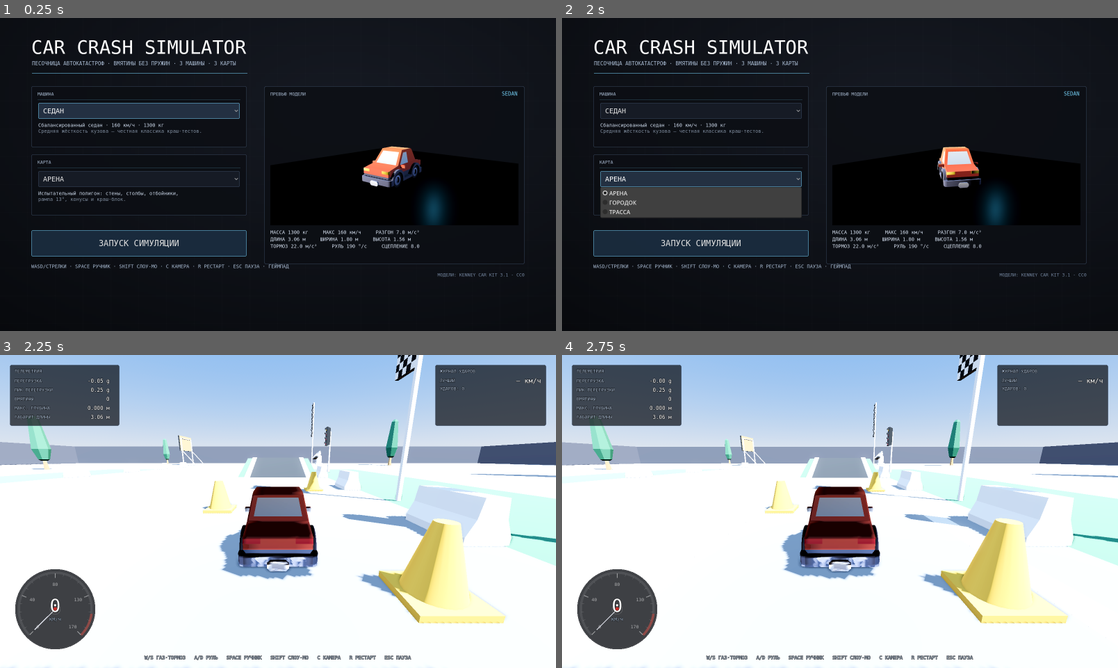
Above: before the commit, frames 1-4 (two rows, left to right).
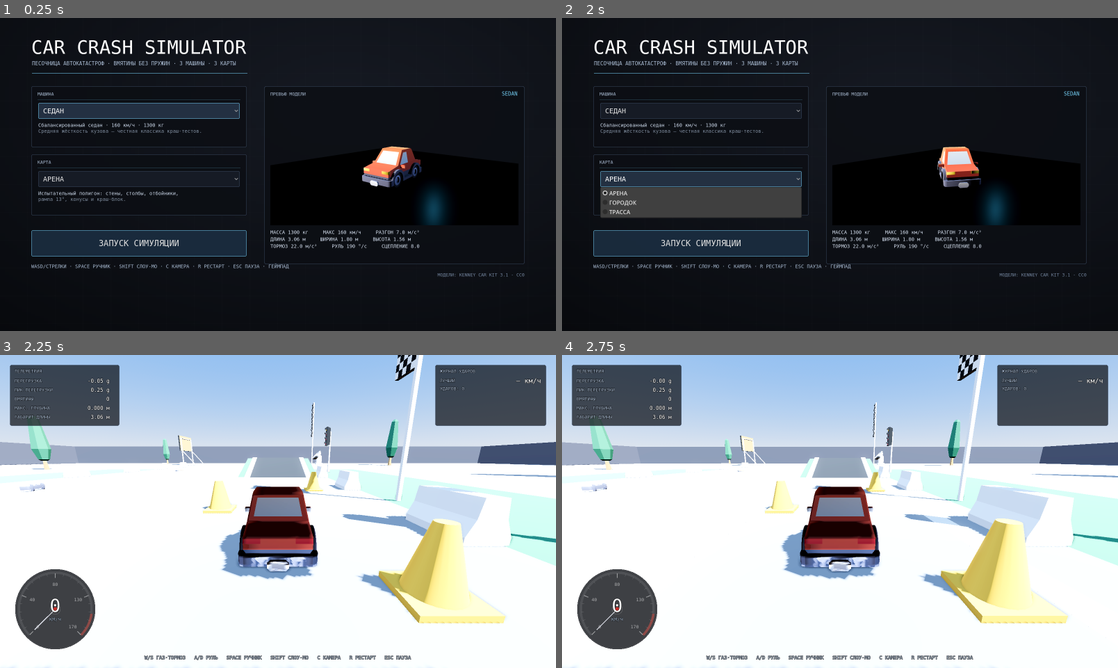
Above: after the commit, the same moments.

Repository: lightcodegit/carcrashsimulator
Game: Godot game, scene res://scenes/main_menu.tscn
Two runs of this game, one before a commit and one after it. Both use one fixed random seed, a clock stepped at 60 frames per second and the inputs below.
Inputs:
- Up to frame 1 (0.25 s): no input
- Up to frame 2 (2 s): click "СЕДАН" at 0.5 s; click "АРЕНА" at 1.25 s
- Up to frame 3 (2.25 s): click "ЗАПУСК СИМУЛЯЦИИ" at 2 s
- Up to frame 4 (2.75 s): no input

Frames 1-2 are identical in both runs. In frame 3, 0.1% of the frame differs, in the area x 3-82%, y 36-84%; in frame 4, less than 0.1%.

Commit message:
feat(maps): knockable light props, no z-fighting on road markings, working handbrake
Road markings flickered because roadRamp/roadBump were laid on top of
roadStraightLong plates: two copies of the white 'grey' faces in one plane.
Ramps and bumps now occupy their own plate (the ramp is 10 m of a 20 m plate,
so the remainder is filled with roadStraight), and the town's start arch
replaces the first plate instead of covering it. h_t10 now asserts that no two
road pieces overlap in XZ; the check is verified by a negative control.

Handbrake did nothing while W was held: Godot only applies `brake` when
engine_force == 0, so CarRig now cuts the throttle on the handbrake. It also
stopped the car almost instantly (0.55 of brake_decel on all four wheels), so
it is down to 0.35 - a drift brake, not an emergency stop. h_t13 phase E now
holds the throttle through the handbrake, which is exactly the reported case.

Cones, pylons, tires, crates, debris and the small plastic barriers became
RigidBody3D props (LooseProp): they fly 20 m, tumble and cost the car 3-6% of
its speed. The solver hits an axis-aligned box almost through its centre of
mass, so without an explicit torque impulse the prop just slides in front of
the bumper like a bulldozer blade - LooseProp adds that impulse on contact.
Buildings, track barriers, lamps, stands and trees stay static.

Diff:
--- a/project.godot
+++ b/project.godot
@@ -27,10 +27,9 @@
 
 [physics]
 
-; VehicleBody3D игнорирует linear_damp самого тела и всегда берёт этот дефолт:
-; 0.1 съедал треть vmax. Сопротивление среды машина моделирует сама (COAST_DECEL).
 3d/default_linear_damp=0.0
 
 [rendering]
 
+textures/vram_compression/import_etc2_astc=true
 anti_aliasing/quality/msaa_3d=2
--- a/scripts/core/car_rig.gd
+++ b/scripts/core/car_rig.gd
@@ -14,7 +14,7 @@
 const LAT_ACCEL_CAP := 10.5        # м/с²: потолок бокового ускорения в повороте (~1.07 g)
 const SLIP_BASE := 2.2             # сцепление шины при grip=8 (см. VehicleParams.grip)
 const SLIP_HANDBRAKE := 1.2        # сцепление задних колёс на ручнике — отсюда занос
-const HANDBRAKE_BRAKE := 0.55      # доля тормозного усилия на ручнике
+const HANDBRAKE_BRAKE := 0.35      # доля тормозного усилия на ручнике: занос, а не экстренная остановка
 const REVERSE_RATIO := 0.18        # задний ход — 18% от vmax
 const ESP_SLIDE_START := 0.15      # доля бокового скольжения, с которой включается ESP
 const ESP_DAMP := 5.0              # 1/с: насколько ESP гасит рыскание в заносе
@@ -185,15 +185,20 @@
 	# brake в отличие от engine_force — импульс за тик (замерено: brake=98 даёт 18 м/с²),
 	# поэтому его приходится умножать на dt, иначе любое значение блокирует колёса намертво
 	var brake_unit := params.mass * params.brake_decel * _drive_scale * dt
-	# S — тормоз, пока машина катится вперёд, и задний ход, когда она почти встала
-	if brake_in > 0.0 and vf < 0.6:
+	# S — тормоз, пока машина катится вперёд, и задний ход, когда она почти встала.
+	# На ручнике газ отключаем: в Godot brake считается только при engine_force == 0
+	# (vehicle_body_3d.cpp: `if (m_engineForce != 0) rollingFriction = -engineForce*step`),
+	# поэтому с зажатым W ручник раньше не делал вообще ничего.
+	if hand:
+		chassis.engine_force = 0.0
+		chassis.brake = HANDBRAKE_BRAKE * brake_unit
+	elif brake_in > 0.0 and vf < 0.6:
 		var back := clampf(1.0 - absf(vf) / (vmax * REVERSE_RATIO), 0.0, 1.0)
 		chassis.engine_force = -brake_in * unit * 0.55 * back
 		chassis.brake = 0.0
 	else:
 		chassis.engine_force = throttle * unit * pull
 		chassis.brake = brake_in * brake_unit
-	if hand: chassis.brake += HANDBRAKE_BRAKE * brake_unit
 	# накат и движущее торможение. Именно brake, а не правка linear_velocity: запись
 	# скорости из _physics_process обнуляет импульсы подвески, и машина оседает на коллайдер
 	if throttle <= 0.0 and brake_in <= 0.0 and not hand:
--- /dev/null
+++ b/scripts/maps/loose_prop.gd
@@ -0,0 +1,26 @@
+class_name LooseProp
+extends RigidBody3D
+# Лёгкий предмет на трассе, который сносит машина.
+#
+# Solver Godot при встрече двух axis-aligned коробок бьёт почти точно через центр
+# масс, поэтому без добавки предмет не кувыркается, а едет перед бампером как отвал
+# бульдозера. Дозаводим его моментом импульса вокруг поперечной оси — ровно тем,
+# что в реальности даёт удар бампером выше основания.
+
+const TUMBLE := 1.5          # безразмерный множитель момента: пилон крутится ~4-5 рад/с
+const MIN_HIT_MS := 3.0      # медленное касание (машина просто стоит рядом) кувырка не даёт
+
+var height_m := 1.0
+
+func setup_tumble() -> void:
+	contact_monitor = true
+	max_contacts_reported = 4
+	body_entered.connect(_on_hit)
+
+func _on_hit(other: Node) -> void:
+	var car := other as VehicleBody3D
+	if car == null: return
+	var v := Vector3(car.linear_velocity.x, 0.0, car.linear_velocity.z)
+	if v.length() < MIN_HIT_MS: return
+	# I ≈ m·h²/3 для стержня относительно основания; ω = t/I
+	apply_torque_impulse(Vector3.UP.cross(v.normalized()) * mass * height_m * height_m * TUMBLE)
--- a/scripts/maps/map_db.gd
+++ b/scripts/maps/map_db.gd
@@ -8,7 +8,8 @@
 const ROAD_Y := -0.2      # плиты дорог Kenney Racing Kit высотой 0.2: топим, чтобы верх был на y = 0
 const P := "res://assets/props/"
 const CARS := "res://assets/cars/"
-const PROP := 1.3          # единый масштаб пропов относительно моделей машин
+const PROP := 1.2          # масштаб пропов: тот же, что у машины игрока (width 1.8 из 1.5)
+const WALK_Y := 0.2        # верх тротуара в городке: предметы на нём ставим на эту высоту
 
 static func _mat(color: Color, rough := 0.7) -> StandardMaterial3D:
 	var m := StandardMaterial3D.new()
@@ -81,7 +82,8 @@
 		return null
 	var mi := MeshInstance3D.new()
 	mi.mesh = m
-	mi.name = "kit:" + name
+	# имя с координатами: одинаковые имена среди соседей Godot молча переименовывает в @MeshInstance3D@N
+	mi.name = "kit_%s_%.0f_%.0f" % [name, pos.x, pos.z]
 	mi.position = pos + Vector3(0, ROAD_Y if road else 0.0, 0)
 	mi.rotation.y = deg_to_rad(rot_y_deg)
 	root.add_child(mi)
@@ -101,6 +103,13 @@
 		body.physics_material_override = pm
 		root.add_child(body)
 	return mi
+
+# Трамплин занимает 10 м из 20-метровой плиты, поэтому плиту под ним не ставят:
+# иначе две копии белой разметки лежат в одной плоскости и мерцают. Остаток длины
+# добираем короткой плитой roadStraight.
+static func ramp(root: Node3D, x: float, z: float) -> void:
+	kit(root, "roadRamp", Vector3(x, 0, z), 90, true, true)
+	kit(root, "roadStraight", Vector3(x + 10.0, 0, z), 90, false, true)
 
 static func _aabb_in(n: Node3D) -> AABB:
 	var merged := AABB(); var first := true
@@ -138,6 +147,60 @@
 			root.add_child(body)
 	return n
 
+# Лёгкий предмет, который можно снести: визуал живёт внутри RigidBody3D, коллайдер —
+# коробка по его габариту. Массу задаём явно: от неё зависит и разлёт предмета, и то,
+# насколько машина замедлится. Здания, отбойники трассы, фонари и деревья остаются
+# статичными — их сносом не снести, а физика на них тратиться не должна.
+static func loose(root: Node3D, path: String, pos: Vector3, sc: float, rot_y: float, mass_kg: float) -> Node3D:
+	var ps: PackedScene = load(path)
+	if ps == null:
+		push_warning("MapDB: ассет не найден " + path)
+		return null
+	var n: Node3D = ps.instantiate()
+	n.name = path.get_file()
+	var local := _aabb_in(n)
+	n.scale = Vector3.ONE * sc
+	# центр по X/Z и низ на y = 0 тела: у конусов основание в нуле, у покрышек — центр оси
+	n.position = Vector3(-local.get_center().x * sc, -local.position.y * sc, -local.get_center().z * sc)
+	return _wrap_loose(root, n, local, pos, rot_y, mass_kg)
+
+# То же самое для сегмента Kenney Racing Kit (пилоны, пластиковые отбойники).
+static func loose_kit(root: Node3D, name: String, pos: Vector3, rot_y_deg: float, mass_kg: float) -> Node3D:
+	var m: Mesh = load(R + name + ".obj")
+	if m == null:
+		push_warning("MapDB: сегмент не найден " + name)
+		return null
+	var mi := MeshInstance3D.new()
+	mi.mesh = m
+	mi.name = "loose_" + name
+	var local := m.get_aabb()
+	mi.position = Vector3(-local.get_center().x, -local.position.y, -local.get_center().z)
+	return _wrap_loose(root, mi, local, pos, deg_to_rad(rot_y_deg), mass_kg)
+
+static func _wrap_loose(root: Node3D, visual: Node3D, local: AABB, pos: Vector3, rot_y: float, mass_kg: float) -> RigidBody3D:
+	var body := LooseProp.new()
+	body.mass = mass_kg
+	body.continuous_cd = true     # иначе на 200 км/ч конус пролетает сквозь машину
+	var pm := PhysicsMaterial.new()
+	pm.friction = 1.0             # на скользком предмет уезжает, не успев перевернуться
+	pm.bounce = clampf(6.0 / mass_kg, 0.08, 0.20)    # лёгкое отскакивает сильнее, тяжёлое почти не прыгает
+	body.physics_material_override = pm
+	body.rotation.y = rot_y
+	body.position = pos
+	body.add_child(visual)
+	var w: AABB = visual.transform * local
+	if w.size.length() > 0.05:
+		var cs := CollisionShape3D.new()
+		var sh := BoxShape3D.new()
+		sh.size = w.size
+		cs.shape = sh
+		cs.position = w.get_center()
+		body.add_child(cs)
+		body.height_m = w.size.y
+	body.setup_tumble()
+	root.add_child(body)
+	return body
+
 static func street_lamp(root: Node3D, pos: Vector3, side: float) -> void:
 	box(root, pos + Vector3(0, 3.0, 0), Vector3(0.22, 6.0, 0.22), Color(0.18, 0.18, 0.2))
 	box_vis(root, pos + Vector3(side * 0.9, 5.9, 0), Vector3(1.8, 0.16, 0.3), Color(0.22, 0.22, 0.24))
@@ -165,13 +228,14 @@
 	box(root, Vector3(100, 4, 0), Vector3(1, 8, 200), wc)
 	# испытательная петля: outbound по z = 0, разворот, return по z = -20
 	for k in 5:
-		kit(root, "roadStraightLong", Vector3(-40.0 + k * 20.0, 0, 5), 90, false, true)
+		if k != 3:   # плиту x=20..40 занял трамплин
+			kit(root, "roadStraightLong", Vector3(-40.0 + k * 20.0, 0, 5), 90, false, true)
 	kit(root, "roadHalfCircle", Vector3(60, 0, 5), 90, false, true)
 	for k in 5:
-		kit(root, "roadStraightLong", Vector3(-40.0 + k * 20.0, 0, -15), 90, false, true)
-	# трамплин вместо одной плиты outbound и лежачий полицейский на return
-	kit(root, "roadRamp", Vector3(20, 0, 5), 90, true, true)
-	kit(root, "roadBump", Vector3(-30, 0, -15), 90, true, true)
+		if k != 1:   # плиту x=-20..0 занял лежачий полицейский
+			kit(root, "roadStraightLong", Vector3(-40.0 + k * 20.0, 0, -15), 90, false, true)
+	ramp(root, 20.0, 5.0)
+	kit(root, "roadBump", Vector3(-20, 0, -15), 90, true, true)
 	for k in 8:
 		kit(root, "grass", Vector3(-40.0 + k * 10.0, 0.02, 16), 90, false)
 		kit(root, "grass", Vector3(-40.0 + k * 10.0, 0.02, -26), 90, false)
@@ -193,10 +257,18 @@
 		kit(root, "flagCheckers", Vector3(-24.0 + k * 30.0, 0, 6.6), 0, false)
 	kit(root, "billboard", Vector3(70, 0, -34.0), 0, true)
 	kit(root, "radarEquipment", Vector3(78, 0, 12.0), 0, true)
-	# слалом из пилонов и краш-блок в конце прямой
-	for k in 5:
-		kit(root, "pylon", Vector3(-14.0 + k * 6.0, 0, 2.6 * (1 if k % 2 == 0 else -1)), 0, true)
+	# слалом из пилонов и краш-блок в конце прямой; пилоны сбиваются
+	for k in 5:
+		loose_kit(root, "pylon", Vector3(-14.0 + k * 6.0, 0, 2.6 * (1 if k % 2 == 0 else -1)), 0, 6.0)
 	box(root, Vector3(82, 1, 0), Vector3(3, 2, 3), Color(0.6, 0.2, 0.2))
+	# сносимый хлам: конусы у краш-блока, покрышки и ящик у боксов, обломки на обратной прямой
+	for k in 4:
+		loose(root, P + "cone.glb", Vector3(66.0 + k * 3.0, 0, -3.0 + 1.5 * float(k)), PROP, 0.0, 3.0)
+	for k in 3:
+		loose(root, P + "debris-tire.glb", Vector3(-70.0 + k * 2.0, 0, 6.5), PROP, 0.0, 10.0)
+	loose(root, P + "box.glb", Vector3(-50.0, 0, 7.5), PROP, 0.6, 15.0)
+	loose(root, P + "debris-bumper.glb", Vector3(10.0, 0, -18.0), PROP, 0.3, 9.0)
+	loose(root, P + "debris-plate-a.glb", Vector3(34.0, 0, -18.5), PROP, 1.1, 12.0)
 	for k in 4:
 		kit(root, "treeLarge", Vector3(-80.0 + k * 50.0, 0, 40.0), 0, true)
 		kit(root, "treeSmall", Vector3(-60.0 + k * 50.0, 0, -50.0), 0, true)
@@ -210,7 +282,8 @@
 	var rng := RandomNumberGenerator.new(); rng.seed = 20261029
 	# улицы из плит Racing Kit: главная вдоль z = -24 и вторая вдоль z = 36
 	for k in 14:
-		kit(root, "roadStraightLong", Vector3(-140.0 + k * 20.0, 0, -19), 90, false, true)
+		# первую плиту заняла стартовая арка: её разметка легла бы ровно на разметку плиты
+		if k > 0: kit(root, "roadStraightLong", Vector3(-140.0 + k * 20.0, 0, -19), 90, false, true)
 		kit(root, "roadStraightLong", Vector3(-140.0 + k * 20.0, 0, 41), 90, false, true)
 	kit(root, "roadStart", Vector3(-140, 0, -17.7), 90, true, true)   # арка на въезде в город
 	for k in 24:
@@ -247,9 +320,19 @@
 	for k in 5:
 		kit(root, "billboard", Vector3(-100.0 + k * 50.0, 0, -36.0), 0, true)
 		kit(root, "fenceStraight", Vector3(-110.0 + k * 40.0, 0, 27.0), 0, true)
+	# пластиковые отбойники и пилоны сбиваются: первые тяжёлые и тормозят машину, вторые нет
 	for k in 6:
-		kit(root, "barrierWhite", Vector3(-90.0 + k * 30.0, 0, -16.0), 0, true)
-		kit(root, "pylon", Vector3(-80.0 + k * 30.0, 0, 20.0), 0, true)
+		loose_kit(root, "barrierWhite", Vector3(-90.0 + k * 30.0, WALK_Y, -15.5), 0, 25.0)
+		loose_kit(root, "pylon", Vector3(-80.0 + k * 30.0, 0, 20.0), 0, 6.0)
+	# хлам на улицах: конусы у перекрёстка, покрышки и ящики во дворе, мусор на тротуаре
+	for k in 5:
+		loose(root, P + "cone.glb", Vector3(-8.0 + k * 4.0, 0, -22.0 + 1.2 * float(k % 3)), PROP, 0.0, 3.0)
+	for k in 3:
+		loose(root, P + "debris-tire.glb", Vector3(40.0 + k * 2.0, WALK_Y, 29.0), PROP, 0.0, 10.0)
+	loose(root, P + "box.glb", Vector3(-40.0, WALK_Y, -32.5), PROP, 0.8, 15.0)
+	loose(root, P + "box.glb", Vector3(96.0, WALK_Y, 43.0), PROP, 2.2, 15.0)
+	loose(root, P + "debris-plate-a.glb", Vector3(20.0, 0, 34.0), PROP, 0.4, 12.0)
+	loose(root, P + "debris-bumper.glb", Vector3(-60.0, WALK_Y, -15.5), PROP, 1.7, 9.0)
 	var parked: Array[String] = [CARS + "sedan.glb", CARS + "truck.glb", CARS + "race.glb"]
 	for k in 6:
 		prop(root, parked[k % parked.size()], Vector3(-90.0 + k * 26.0, 0.0, -20.0), 1.0, PI * 0.5, true)
@@ -263,7 +346,8 @@
 	# полотно из плит Kenney Racing Kit (10 x 20), дорога вдоль +X, центр по z = 0
 	kit(root, "roadStart", Vector3(-20, 0, 6.3), 90, true, true)          # стартовая арка
 	for k in 31:
-		kit(root, "roadStraightLong", Vector3(k * 20.0, 0, 5), 90, false, true)
+		if k != 1 and k != 12:   # эти плиты заняли трамплин и лежачий полицейский
+			kit(root, "roadStraightLong", Vector3(k * 20.0, 0, 5), 90, false, true)
 	# обочины-газон у старта и пит-лейна
 	for k in 14:
 		kit(root, "grass", Vector3(-20.0 + k * 10.0, 0.02, 16), 90, false)
@@ -272,8 +356,7 @@
 	for k in 64:
 		kit(root, "barrierWall", Vector3(-20.0 + k * 10.0, 0, 4.9), 0, true)
 		kit(root, "barrierWall", Vector3(-20.0 + k * 10.0, 0, -6.13), 0, true)
-	# трамплин из дорожного сегмента: поднимается вдоль +X на 2.5 м
-	kit(root, "roadRamp", Vector3(30, 0, 5), 90, true, true)
+	ramp(root, 20.0, 5.0)   # трамплин: поднимается вдоль +X на 2.7 м
 	# пит-лейн, трибуны и обвес трассы
 	for k in 4:
 		kit(root, "pitsGarage", Vector3(60.0 + k * 11.0, 0, 9.5), 0, true)
@@ -290,14 +373,23 @@
 		kit(root, "fenceStraight", Vector3(300.0 + k * 10.0, 0, 9.0), 0, true)
 	kit(root, "overheadLights", Vector3(-6, 0, 6.3), 90, true)
 	kit(root, "radarEquipment", Vector3(420, 0, 10.5), 0, true)
-	kit(root, "roadBump", Vector3(240, 0, 5), 90, true, true)
+	kit(root, "roadBump", Vector3(240, 0, 5), 90, true, true)   # вместо плиты k=12
 	for k in 10:
 		kit(root, "treeLarge", Vector3(-10.0 + k * 65.0, 0, -20.0), 0, true)
-		kit(root, "pylon", Vector3(-14.0 + k * 22.0, 0, 3.2 * (1 if k % 2 == 0 else -1)), 0, true)
+		# пилоны стоят прямо на полотне — их и предполагается сбивать
+		loose_kit(root, "pylon", Vector3(-14.0 + k * 22.0, 0, 3.2 * (1 if k % 2 == 0 else -1)), 0, 6.0)
+	# конусы вдоль пит-лейна и стопки покрышек у боксов
+	for k in 6:
+		loose(root, P + "cone.glb", Vector3(70.0 + k * 5.0, 0, 7.6), PROP, 0.0, 3.0)
+	for k in 4:
+		loose(root, P + "debris-tire.glb", Vector3(118.0 + k * 1.8, 0, 12.0), PROP, 0.0, 10.0)
+	loose(root, P + "box.glb", Vector3(140.0, 0, 12.5), PROP, 1.3, 15.0)
+	loose(root, P + "debris-bumper.glb", Vector3(300.0, 0, -3.0), PROP, 0.7, 9.0)
 	# финиш: бетонная стена краш-теста
 	box(root, Vector3(585, 3, 0), Vector3(1.5, 6, 30), Color(0.55, 0.2, 0.2))
-	for k in 5:
-		kit(root, "barrierRed", Vector3(578.0, 0, -5.0 + k * 2.5), 0, true)
+	# красные отбойники перед финишной стеной сбиваются, сама стена — нет
+	for k in 5:
+		loose_kit(root, "barrierRed", Vector3(578.0, 0, -5.0 + k * 2.5), 0, 25.0)
 	return {"root": root, "spawn": Transform3D(Basis.IDENTITY, Vector3(-10, 1.0, 0)),
 		"bounds": AABB(Vector3(-120, -30, -160), Vector3(780, 70, 320)),
 		"info": {"colliders": root.get_child_count(), "has_ramp": true}}
--- a/tests/h_t10.gd
+++ b/tests/h_t10.gd
@@ -21,6 +21,25 @@
 		else: merged = merged.merge(g)
 	return merged
 
+# Дорожные плиты не должны лежать друг на друге: две копии белой разметки в одной
+# плоскости мерцают (z-fighting). Трамплин и лежачий полицейский занимают свою плиту.
+func _road_overlaps(root: Node3D) -> Array[String]:
+	var boxes: Array[AABB] = []
+	var names: Array[String] = []
+	for c in root.get_children():
+		var mi := c as MeshInstance3D
+		if mi == null or mi.mesh == null: continue
+		if not mi.mesh.resource_path.get_file().begins_with("road"): continue
+		boxes.append(mi.global_transform * mi.mesh.get_aabb())
+		names.append(mi.mesh.resource_path.get_file() + "@" + str(mi.global_position.x))
+	var bad: Array[String] = []
+	for i in boxes.size():
+		for j in range(i + 1, boxes.size()):
+			var a := boxes[i].intersection(boxes[j])
+			if a.size.x * a.size.z > 0.05:
+				bad.append(names[i] + " × " + names[j])
+	return bad
+
 func _ready() -> void:
 	await get_tree().process_frame
 	for id in ["arena", "town", "speedway"]:
@@ -31,6 +50,8 @@
 		add_child(root_map)
 		check(info.colliders > 10, "%s has colliders (%d)" % [id, m.info.colliders])
 		check(info.has_ramp or id == "town", "%s ramp expectation" % id)
+		var ov := _road_overlaps(root_map)
+		check(ov.is_empty(), "%s: дорожные плиты не наложены друг на друга (%s)" % [id, str(ov)])
 		await get_tree().physics_frame
 		var space := get_world_3d().direct_space_state
 		var from := spawn.origin + Vector3(0, 2.0, 0)
--- a/tests/h_t13_handling.gd
+++ b/tests/h_t13_handling.gd
@@ -99,7 +99,9 @@
 		"E":
 			if _hb_speed == 0.0 and car.speed_kmh() > 75.0:
 				_hb_speed = car.speed_kmh()
-				Input.action_release("throttle")
+				# газ НЕ отпускаем: это ровно тот случай из жалоб — W и Space вместе.
+				# Godot считает brake только при engine_force == 0, поэтому CarRig
+				# обязан сам снимать тягу на ручнике.
 				Input.action_press("handbrake")
 				Input.action_press("steer_left")
 				_phase_frame = 0
@@ -107,8 +109,12 @@
 				var vel := car.chassis.linear_velocity
 				var fwd := Vector3(cos(car.heading), 0, -sin(car.heading))
 				var lat := (vel - fwd * vel.dot(fwd)).length() * 3.6
-				check(car.speed_kmh() < _hb_speed - 25.0,
+				# ручник — тормоз для заноса, а не экстренный: должен заметно гасить
+				# скорость, но не останавливать машину мгновенно (жалоба с геймпада)
+				check(car.speed_kmh() < _hb_speed - 15.0,
 					"E1 ручник тормозит (%.1f -> %.1f км/ч)" % [_hb_speed, car.speed_kmh()])
+				check(car.speed_kmh() > _hb_speed * 0.35,
+					"E1b ручник не останавливает мгновенно (%.1f -> %.1f км/ч)" % [_hb_speed, car.speed_kmh()])
 				check(lat > 3.0, "E2 ручник срывает в занос (боковая %.1f км/ч)" % lat)
 				check(car.heading > deg_to_rad(8.0), "E3 ручник доворачивает нос (%.0f°)" % rad_to_deg(car.heading))
 				print("ALL PASS" if _fails == 0 else "FAILS %d" % _fails)
--- /dev/null
+++ b/tests/h_t17_props.gd
@@ -0,0 +1,103 @@
+extends Node3D
+# Сносимые предметы: лёгкие (конус, пилон) улетают от удара и почти не тормозят машину,
+# тяжёлый пластиковый отбойник тормозит заметно. Отдельно проверяем, что на всех трёх
+# картах действительно есть динамические тела.
+var _fails := 0
+var _f := 0
+var _pf := 0
+var car: CarRig
+var _prop: RigidBody3D
+var _start := Vector3.ZERO
+var _kind := ""
+var _queue: Array[String] = ["cone", "pylon", "barrier"]
+var _v_before := 0.0
+var _got_v := false
+var _got_loss := false
+var _v_after := 0.0
+var _max_y := 0.0
+var _impacts := 0
+
+func check(cond: bool, msg: String) -> void:
+	if not cond: _fails += 1; print("FAIL: " + msg)
+
+func _ready() -> void:
+	var fl := StaticBody3D.new()
+	var cs := CollisionShape3D.new(); var b := BoxShape3D.new()
+	b.size = Vector3(600, 2, 60); cs.shape = b
+	fl.add_child(cs); add_child(fl); fl.global_position = Vector3(200, -1, 0)
+	await get_tree().process_frame
+	car = CarRig.new(); add_child(car)
+	car.build(VehicleDB.get_params("sedan"), get_world_3d())
+	car.impact.connect(func(_s: float, _p: Vector3, _n: Vector3) -> void: _impacts += 1)
+	for id in ["arena", "town", "speedway"]:
+		var m: Dictionary = MapDB.build(id)
+		var root_map: Node3D = m.root
+		var n := 0
+		for c in root_map.get_children():
+			if c is RigidBody3D: n += 1
+		check(n >= 5, "%s: на карте есть что снести (%d динамических тел)" % [id, n])
+		root_map.free()
+	_next()
+
+func _next() -> void:
+	if _queue.is_empty():
+		print("ALL PASS" if _fails == 0 else "FAILS %d" % _fails)
+		get_tree().quit(0 if _fails == 0 else 1)
+		return
+	_kind = _queue.pop_front()
+	if _prop != null and is_instance_valid(_prop): _prop.queue_free()
+	match _kind:
+		"cone": _prop = MapDB.loose(self, "res://assets/props/cone.glb", Vector3.ZERO, MapDB.PROP, 0.0, 3.0)
+		"pylon": _prop = MapDB.loose_kit(self, "pylon", Vector3.ZERO, 0, 6.0)
+		_: _prop = MapDB.loose_kit(self, "barrierWhite", Vector3.ZERO, 0, 25.0)
+	_start = _prop.global_position
+	_pf = 0
+	_v_before = 0.0
+	_got_v = false
+	_got_loss = false
+	_v_after = 0.0
+	_max_y = 0.0
+	_impacts = 0
+	car.respawn(Transform3D(Basis.IDENTITY, Vector3(-70, 1.0, 0)))
+	Input.action_press("throttle")
+
+func _physics_process(_dt: float) -> void:
+	if car == null or not is_instance_valid(car) or _prop == null: return
+	_f += 1
+	_pf += 1
+	# газ отпускаем до удара: иначе машина продолжает толкать предмет и разгоняться,
+	# и потерю скорости не измерить
+	if car.chassis.global_position.x > -10.0: Input.action_release("throttle")
+	if not _got_v and car.chassis.global_position.x > -4.0:
+		_v_before = car.speed_kmh()
+		_got_v = true
+	_max_y = maxf(_max_y, _prop.global_position.y)
+	var x := car.chassis.global_position.x
+	if not _got_loss and x > 5.0:
+		_v_after = car.speed_kmh()
+		_got_loss = true
+	if x > 16.0 or _pf > 700:
+		var moved := (_prop.global_position - _start).length()
+		var e := _prop.global_basis.get_euler()
+		var tilt := absf(e.x) + absf(e.z)
+		var loss := 100.0 * (1.0 - _v_after / maxf(1.0, _v_before))
+		print("%-8s v=%.0f->%.0f сдвиг=%.2f м (%.1f,%.1f,%.1f) v_предм=%.1f высота=%.2f наклон=%.2f потеря=%.1f%% ударов=%d" % [
+			_kind, _v_before, _v_after, moved, _prop.global_position.x, _prop.global_position.y,
+			_prop.global_position.z, _prop.linear_velocity.length(), _max_y, tilt, loss, _impacts])
+		check(moved > 3.0, "%s улетел от удара (сдвиг %.2f м)" % [_kind, moved])
+		check(_max_y < 4.0, "%s не улетел в стратосферу (высота %.2f м)" % [_kind, _max_y])
+		if _kind == "barrier":
+			# тяжёлый и широкий: он скользит, а не кувыркается, но машину заметно тормозит
+			check(loss > 4.0, "тяжёлый отбойник тормозит машину (%.1f%%)" % loss)
+			check(tilt > 0.3 or _max_y > 0.3, "отбойник кувыркается (наклон %.2f, высота %.2f)" % [tilt, _max_y])
+		else:
+			check(tilt > 0.3 or _max_y > 0.3, "%s подброшен или опрокинут (наклон %.2f, высота %.2f)" % [_kind, tilt, _max_y])
+			check(loss < 12.0, "лёгкий предмет почти не тормозит (%.1f%%)" % loss)
+			check(_impacts == 0, "%s не считается ударом (%d)" % [_kind, _impacts])
+			check(car.body.dent_count == 0, "%s не мнёт кузов (%d)" % [_kind, car.body.dent_count])
+		car.body.reset()
+		_next()
+	if _f > 6000:
+		print("TIMEOUT on " + _kind)
+		print("ALL PASS" if _fails == 0 else "FAILS %d" % _fails)
+		get_tree().quit(0 if _fails == 0 else 1)
--- /dev/null
+++ b/tests/h_t17_props.tscn
@@ -0,0 +1,6 @@
+[gd_scene load_steps=2 format=3]
+
+[ext_resource type="Script" path="res://tests/h_t17_props.gd" id="1"]
+
+[node name="T" type="Node3D"]
+script = ExtResource("1")
Not shown, added: export_presets.cfg
Not shown, added: scripts/maps/loose_prop.gd.uid
Not shown, added: tests/h_t17_props.gd.uid
